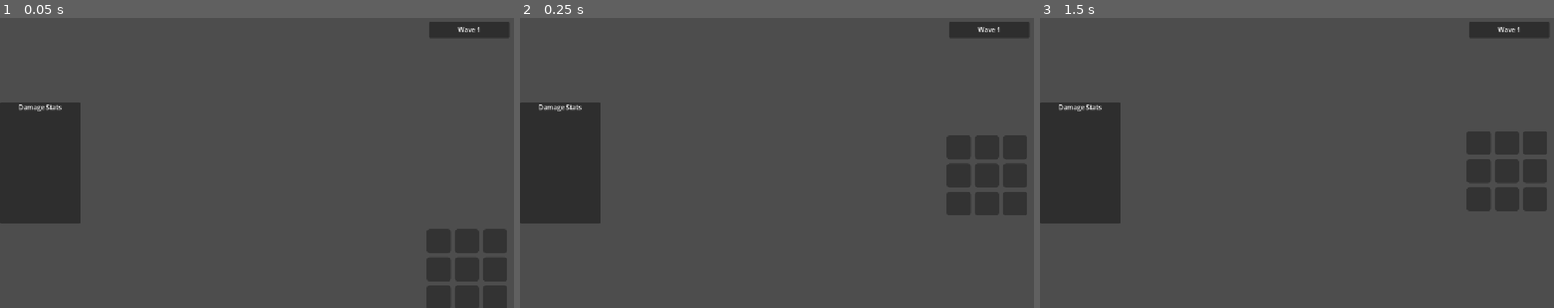
Above: before the commit, frames 1-3 (left to right).
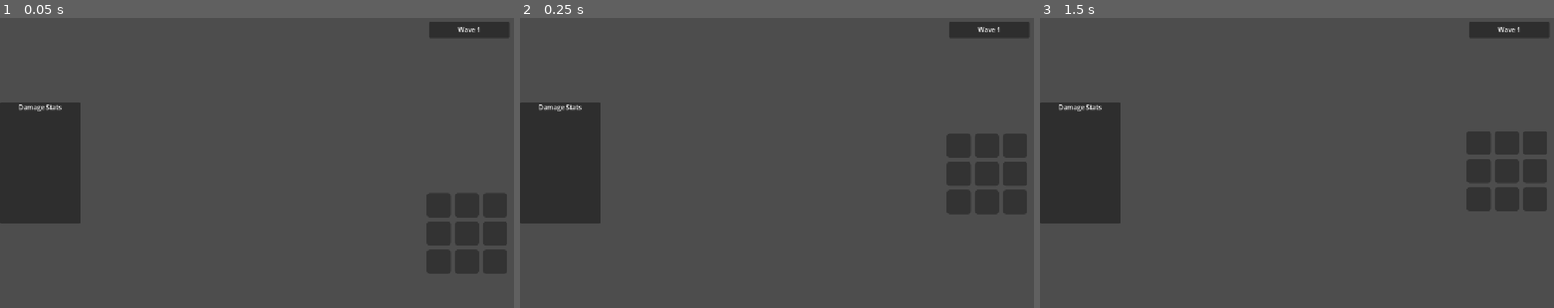
Above: after the commit, the same moments.

Repository: seekerzz/tower-html
Game: Godot game, scene res://src/Scenes/UI/MainGUI.tscn
Same seed, same stepped clock (60 frames per second), same inputs: the game is played once before the commit and once after it. The project has no main scene, so this scene is started directly.
Inputs (mouse positions are in pixels of both pictures, inside the frame that each line leads up to):
- Up to frame 1 (0.05 s): no input
- Up to frame 2 (0.25 s): no input
- Up to frame 3 (1.5 s): tap Enter at 0.5 s; move the mouse to (1410, 148) at 0.52 s; hold Right (ui_right) 0.53-1.25 s; tap Q at 0.6 s; click (1410, 148) at 0.67 s; tap Space at 1.25 s; drag from (1194, 177) to (1271, 221) at 1.27 s

The runs differ from the first frame. In frame 1, 3.2% of the frame differs, in the area x 82-99%, y 60-100%; in frame 2, 0.3%; in frame 3, nothing differs.

Commit message:
Update MainGUI.gd

Diff:
--- a/src/Scripts/UI/MainGUI.gd
+++ b/src/Scripts/UI/MainGUI.gd
@@ -13,7 +13,6 @@
 @onready var damage_stats_panel = $DamageStats
 @onready var stats_scroll = $DamageStats/ScrollContainer
 @onready var stats_header = $DamageStats/Header
-# Removed stats_toggle_btn as per refactor
 @onready var left_sidebar = $LeftSidebar
 @onready var right_sidebar = $RightSidebar
 @onready var top_left_panel = $TopLeftPanel
@@ -22,8 +21,6 @@
 @onready var retry_button = $GameOverPanel/RetryWaveButton
 @onready var new_game_button = $GameOverPanel/NewGameButton
 @onready var cutin_manager = $CutInManager
-
-# Artifacts logic moved to ArtifactsPanel.gd, which is instanced in Scene.
 
 const FLOATING_TEXT_SCENE = preload("res://src/Scenes/UI/FloatingText.tscn")
 const TOOLTIP_SCENE = preload("res://src/Scenes/UI/Tooltip.tscn")
@@ -39,6 +36,9 @@
 var combat_gold_label: Label
 
 func _ready():
+	# 1. 布局核心修复：强制重置侧边栏锚点为全高模式
+	_fix_sidebar_anchors()
+
 	GameManager.resource_changed.connect(update_ui)
 	GameManager.wave_started.connect(update_ui)
 	GameManager.wave_ended.connect(update_ui)
@@ -67,12 +67,13 @@
 
 	_setup_stats_panel()
 	_setup_combat_gold_label()
+
+	# 2. 布局核心修复：重新组织右侧栏内容，解决重叠
 	_setup_right_sidebar_layout()
 
 	# Try to find Shop node dynamically
 	shop_node = get_tree().root.find_child("Shop", true, false)
 	if not shop_node and GameManager.get("main_game"):
-		# If MainGame reference exists, try there
 		shop_node = GameManager.main_game.find_child("Shop", true, false)
 
 	update_ui()
@@ -81,123 +82,113 @@
 	_update_hud_visibility()
 	_update_sidebar_position()
 
+# --- 关键修复：修正侧边栏锚点 ---
+func _fix_sidebar_anchors():
+	# 将侧边栏强制改为全高度容器，避免被压缩
+	if left_sidebar:
+		left_sidebar.anchor_top = 0.0
+		left_sidebar.anchor_bottom = 1.0
+		left_sidebar.offset_top = 0.0
+		# offset_bottom 将在 _update_sidebar_position 中动态控制
+
+	if right_sidebar:
+		right_sidebar.anchor_top = 0.0
+		right_sidebar.anchor_bottom = 1.0
+		right_sidebar.offset_top = 0.0
+		# 确保本身是 VBox 且底部对齐
+		if right_sidebar is BoxContainer:
+			right_sidebar.alignment = BoxContainer.ALIGNMENT_END
+
+# --- 关键修复：重构右侧栏内容 ---
+func _setup_right_sidebar_layout():
+	if not right_sidebar: return
+
+	# 获取子节点引用
+	var passive_bar = right_sidebar.get_node_or_null("PassiveSkillBar")
+	if not passive_bar: passive_bar = get_node_or_null("PassiveSkillBar")
+	if not passive_bar: passive_bar = find_child("PassiveSkillBar", true, false)
+
+	var inv_panel = right_sidebar.get_node_or_null("InventoryPanel")
+	if not inv_panel: inv_panel = get_node_or_null("InventoryPanel")
+	if not inv_panel: inv_panel = find_child("InventoryPanel", true, false)
+
+	# 确保它们都在 right_sidebar 下
+	if passive_bar and passive_bar.get_parent() != right_sidebar:
+		passive_bar.reparent(right_sidebar)
+	if inv_panel and inv_panel.get_parent() != right_sidebar:
+		inv_panel.reparent(right_sidebar)
+
+	# --- 修复核心：设置 Size Flags 和 最小高度 ---
+
+	# 1. 被动技能栏 (PassiveSkillBar)
+	if passive_bar:
+		passive_bar.size_flags_horizontal = Control.SIZE_EXPAND_FILL
+		passive_bar.size_flags_vertical = Control.SIZE_SHRINK_END
+		# PassiveSkillBar 脚本里有 _process 更新 min_size，所以这里通常不用强制设置，但为了保险初始化设为0
+		# passive_bar.custom_minimum_size.y = 0
+
+	# 2. 间隔 (Spacer)
+	# 检查是否已经有 Spacer，防止重复添加
+	var existing_spacer = right_sidebar.get_node_or_null("SidebarSpacer")
+	if existing_spacer: existing_spacer.queue_free()
+
+	var spacer = Control.new()
+	spacer.name = "SidebarSpacer"
+	spacer.custom_minimum_size = Vector2(0, 60) # 间距 60px
+	spacer.mouse_filter = Control.MOUSE_FILTER_IGNORE
+	right_sidebar.add_child(spacer)
+
+	# 3. 物品栏 (InventoryPanel)
+	if inv_panel:
+		inv_panel.size_flags_horizontal = Control.SIZE_EXPAND_FILL
+		inv_panel.size_flags_vertical = Control.SIZE_SHRINK_END
+
+		# [重要修复]：强制给 InventoryPanel 设置最小高度。
+		# 因为 InventoryPanel.tscn 根节点是 Control，默认 min_size 是 (0,0)。
+		# 如果不设置这个，VBox 会认为它高度为 0，导致它和上面的元素重叠，并且内容向下溢出。
+		inv_panel.custom_minimum_size.y = 220.0
+
+	# --- 排序：从上到下 (由于 Alignment=End，这实际上是靠底堆叠的顺序) ---
+	# 在 VBox ALIGNMENT_END 模式下，子节点列表中的最后一个元素在最底部。
+	# 我们希望顺序是：
+	# (顶部空闲区域)
+	# PassiveSkillBar
+	# Spacer
+	# InventoryPanel (最底端)
+
+	if passive_bar: right_sidebar.move_child(passive_bar, right_sidebar.get_child_count()-1)
+	if spacer: right_sidebar.move_child(spacer, right_sidebar.get_child_count()-1)
+	if inv_panel: right_sidebar.move_child(inv_panel, right_sidebar.get_child_count()-1)
+
 func _setup_combat_gold_label():
 	combat_gold_label = Label.new()
 	combat_gold_label.name = "CombatGoldLabel"
-	# Icon + Text
 	combat_gold_label.text = "💰 0"
 	combat_gold_label.add_theme_font_size_override("font_size", 20)
 	combat_gold_label.add_theme_color_override("font_outline_color", Color.BLACK)
 	combat_gold_label.add_theme_constant_override("outline_size", 4)
 
-	# Position below TopLeftPanel
-	# Assuming TopLeftPanel is a container or control at top left.
-	# We can add it as a child of TopLeftPanel if it's a VBox, or as a sibling.
-	# To be safe and flexible, we add it to MainGUI and position it relative to TopLeftPanel.
-	# However, simplest is adding to TopLeftPanel if it handles layout.
-	# If TopLeftPanel is just a Panel, we can anchor the label.
-
-	top_left_panel.add_child(combat_gold_label)
-	# Assuming TopLeftPanel is a VBoxContainer or similar vertical layout.
-	# If not, we might need to position it manually.
-	# Given the structure (HPBar, FoodBar etc inside), it's likely a VBoxContainer.
-	# If it's a Panel, we might need to check.
-	# Let's assume VBoxContainer for now as it contains bars.
-	# If it's a normal Panel, the bars are likely positioned manually or with anchors.
-	# Let's check TopLeftPanel type if possible? No.
-	# We'll set it to be at the bottom of the TopLeftPanel if it's not a container.
-	if not top_left_panel is Container:
-		combat_gold_label.layout_mode = 1
-		combat_gold_label.anchors_preset = Control.PRESET_BOTTOM_LEFT
-		combat_gold_label.position.y = top_left_panel.size.y + 10
-
-func _setup_right_sidebar_layout():
-	if not right_sidebar: return
-
-	# Create Unified Container
-	var right_content = VBoxContainer.new()
-	right_content.name = "RightContentBox"
-	right_content.layout_mode = 1
-	right_content.anchors_preset = Control.PRESET_FULL_RECT
-	right_content.size_flags_horizontal = Control.SIZE_EXPAND_FILL
-	right_content.size_flags_vertical = Control.SIZE_EXPAND_FILL
-
-	# Pack content at bottom so new rows grow upwards (conceptually)
-	right_content.alignment = BoxContainer.ALIGNMENT_END
-
-	right_sidebar.add_child(right_content)
-
-	# Find PassiveSkillBar and InventoryPanel
-	var passive_bar = right_sidebar.get_node_or_null("PassiveSkillBar")
-	if not passive_bar:
-		passive_bar = get_node_or_null("PassiveSkillBar")
-	if not passive_bar:
-		passive_bar = find_child("PassiveSkillBar", true, false)
-
-	var inv_panel = right_sidebar.get_node_or_null("InventoryPanel")
-	if not inv_panel:
-		inv_panel = get_node_or_null("InventoryPanel")
-	if not inv_panel:
-		inv_panel = find_child("InventoryPanel", true, false)
-
-	if passive_bar:
-		if passive_bar.get_parent() != right_content:
-			passive_bar.reparent(right_content)
-		passive_bar.size_flags_horizontal = Control.SIZE_EXPAND_FILL
-		# Don't expand vertical, let it take min size so it packs at bottom
-		passive_bar.size_flags_vertical = Control.SIZE_SHRINK_END
-
-		# Ensure order: Passive Top
-		right_content.move_child(passive_bar, 0)
-
-	# Add Spacer between Passive and Inventory
-	# Increased from 40 to 80 to resolve overlap as requested
-	var spacer = Control.new()
-	spacer.custom_minimum_size = Vector2(0, 80)
-	spacer.mouse_filter = Control.MOUSE_FILTER_IGNORE
-	right_content.add_child(spacer)
-	right_content.move_child(spacer, 1)
-
-	if inv_panel:
-		if inv_panel.get_parent() != right_content:
-			inv_panel.reparent(right_content)
-		inv_panel.size_flags_horizontal = Control.SIZE_EXPAND_FILL
-		inv_panel.size_flags_vertical = Control.SIZE_SHRINK_END
-		# Ensure order: Inventory Bottom
-		right_content.move_child(inv_panel, 2)
+	if top_left_panel:
+		top_left_panel.add_child(combat_gold_label)
+		if not top_left_panel is Container:
+			combat_gold_label.layout_mode = 1
+			combat_gold_label.anchors_preset = Control.PRESET_BOTTOM_LEFT
+			combat_gold_label.position.y = top_left_panel.size.y + 10
 
 func _setup_stats_panel():
-	# Requirements:
-	# 1. Position: Left side (handled by logic/layout, but assumed currently Center Right?)
-	# The prompt says "Ensure DamageStats panel is located on screen left".
-	# Current code: damage_stats_panel.set_anchors_preset(Control.PRESET_CENTER_RIGHT)
-	# We change this to LEFT.
 	damage_stats_panel.set_anchors_preset(Control.PRESET_CENTER_LEFT)
-	damage_stats_panel.position.x = 0 # Stick to left
-
-	# 2. Click through
+	damage_stats_panel.position.x = 0
 	damage_stats_panel.mouse_filter = Control.MOUSE_FILTER_IGNORE
-	if stats_scroll:
-		stats_scroll.mouse_filter = Control.MOUSE_FILTER_IGNORE
-	if stats_container:
-		stats_container.mouse_filter = Control.MOUSE_FILTER_IGNORE
-
-	# 3. Visibility logic is handled in _update_hud_visibility
+	if stats_scroll: stats_scroll.mouse_filter = Control.MOUSE_FILTER_IGNORE
+	if stats_container: stats_container.mouse_filter = Control.MOUSE_FILTER_IGNORE
 
 func _update_hud_visibility():
 	var is_combat = GameManager.is_wave_active
-
 	hp_bar.visible = is_combat
 	food_bar.visible = is_combat
 	mana_bar.visible = is_combat
-
-	# Damage Stats: Hidden in Combat, Visible in Shop
-	# "Combat (Combat): auto hide (visible = false)"
-	# "Shop/Preparation (Shop): auto show (visible = true)"
 	if damage_stats_panel:
 		damage_stats_panel.visible = !is_combat
-
-	# Combat Gold Label: Visible in Combat, Hidden in Shop
 	if combat_gold_label:
 		combat_gold_label.visible = is_combat
 
@@ -206,47 +197,36 @@
 		sidebar_tween.kill()
 	sidebar_tween = create_tween()
 
-	var target_offset_bottom = -10 # Default for combat
+	var target_offset_bottom = -10.0 # 战斗模式：贴近底边 (InventoryPanel 会在这个位置之上)
+
 	if not GameManager.is_wave_active:
-		# Shop is open
-		var shop_height = 300.0 # Fallback
-		if shop_node and is_instance_valid(shop_node):
-			# Use minimal height logic or actual height
-			if shop_node.visible:
-				shop_height = shop_node.size.y
-				# If Shop uses anchors, size might be reliable if layout happened
-				if shop_height < 100: shop_height = 300.0
-			else:
-				# If hidden, maybe we shouldn't move up?
-				# But is_wave_active = false usually implies Shop Phase.
-				pass
-
-		# Add padding
-		target_offset_bottom = -(shop_height + 40)
+		# 商店模式：向上避让
+		var shop_height = 200.0
+		if shop_node and is_instance_valid(shop_node) and shop_node.visible:
+			shop_height = shop_node.size.y
+			if shop_height < 150: shop_height = 180.0 # 最小高度保护
+
+		# 向上移动侧边栏底部，留出商店空间 + 缓冲
+		target_offset_bottom = -(shop_height + 20)
 
 	sidebar_tween.set_parallel(true)
+	# 通过改变 offset_bottom 来挤压/拉伸 VBox 的高度。
+	# 由于子元素是 Bottom Aligned，当 Bottom 向上移时，它们会自动跟着上移。
 	sidebar_tween.tween_property(left_sidebar, "offset_bottom", float(target_offset_bottom), 0.3).set_trans(Tween.TRANS_SINE).set_ease(Tween.EASE_OUT)
 	if right_sidebar:
 		sidebar_tween.tween_property(right_sidebar, "offset_bottom", float(target_offset_bottom), 0.3).set_trans(Tween.TRANS_SINE).set_ease(Tween.EASE_OUT)
 
 func _setup_ui_styles():
 	var radius = 6
-
-	# HP Fill
 	var hp_fill = StyleBoxFlat.new()
 	hp_fill.bg_color = Color(0.8, 0.1, 0.1)
 	hp_fill.set_corner_radius_all(radius)
-
-	# Food Fill
 	var food_fill = StyleBoxFlat.new()
 	food_fill.bg_color = Color(1.0, 0.84, 0.0)
 	food_fill.set_corner_radius_all(radius)
-
-	# Mana Fill
 	var mana_fill = StyleBoxFlat.new()
 	mana_fill.bg_color = Color(0.2, 0.4, 1.0)
 	mana_fill.set_corner_radius_all(radius)
-
 	var bg_style = StyleBoxFlat.new()
 	bg_style.bg_color = Color(0.1, 0.1, 0.1, 0.5)
 	bg_style.set_corner_radius_all(radius)
@@ -287,28 +267,24 @@
 	if last_sort_time > 0:
 		last_sort_time -= delta
 
-	_update_cutin_layout()
+	if cutin_manager and top_left_panel and left_sidebar:
+		_update_cutin_layout()
 
 func _update_cutin_layout():
-	if !cutin_manager or !top_left_panel or !left_sidebar: return
-
 	var top_panel_bottom = top_left_panel.position.y + top_left_panel.size.y
-	var left_sidebar_top = left_sidebar.position.y
+	# 简单处理：CutIn 区域从 TopPanel 下方开始
+	var screen_h = get_viewport_rect().size.y
+	var bottom_margin = 350.0 # 预留给左侧可能的UI
 
 	var x_pos = top_left_panel.position.x
 	var width = 270.0
-
-	var available_height = left_sidebar_top - top_panel_bottom
+	var available_height = screen_h - top_panel_bottom - bottom_margin
+	if available_height < 100: available_height = 100
 
 	var new_rect = Rect2(x_pos, top_panel_bottom, width, available_height)
 	cutin_manager.update_area(new_rect)
 
-func _input(event):
-	pass
-
 func update_ui():
-	# _update_hud_visibility() # Removed to prevent overriding the phase logic every update
-
 	var target_hp = (GameManager.core_health / GameManager.max_core_health) * 100
 	create_tween().tween_property(hp_bar, "value", target_hp, 0.3).set_trans(Tween.TRANS_SINE).set_ease(Tween.EASE_OUT)
 
@@ -318,9 +294,7 @@
 	hp_label.text = "❤️ %d/%d" % [int(GameManager.core_health), int(GameManager.max_core_health)]
 	food_label.text = "🌽 %d/%d" % [int(GameManager.food), int(GameManager.max_food)]
 	mana_label.text = "💧 %d/%d" % [int(GameManager.mana), int(GameManager.max_mana)]
-
 	wave_label.text = "Wave %d" % GameManager.wave
-
 	if combat_gold_label:
 		combat_gold_label.text = "💰 %d" % GameManager.gold
 
@@ -330,26 +304,22 @@
 
 	if not damage_stats.has(id):
 		var row = HBoxContainer.new()
-		# Make row ignore mouse
 		row.mouse_filter = Control.MOUSE_FILTER_IGNORE
 
 		var icon_rect = TextureRect.new()
 		icon_rect.custom_minimum_size = Vector2(24, 24)
 		icon_rect.expand_mode = TextureRect.EXPAND_IGNORE_SIZE
 		icon_rect.stretch_mode = TextureRect.STRETCH_KEEP_ASPECT_CENTERED
-		icon_rect.mouse_filter = Control.MOUSE_FILTER_IGNORE # Ignore mouse
+		icon_rect.mouse_filter = Control.MOUSE_FILTER_IGNORE
 
 		if "type_key" in unit:
 			var icon = AssetLoader.get_unit_icon(unit.type_key)
-			if icon:
-				icon_rect.texture = icon
+			if icon: icon_rect.texture = icon
 
 		row.add_child(icon_rect)
 
 		var name_lbl = Label.new()
 		var dmg_lbl = Label.new()
-
-		# Ignore mouse on labels
 		name_lbl.mouse_filter = Control.MOUSE_FILTER_IGNORE
 		dmg_lbl.mouse_filter = Control.MOUSE_FILTER_IGNORE
 
@@ -366,11 +336,7 @@
 		row.add_child(dmg_lbl)
 		stats_container.add_child(row)
 
-		damage_stats[id] = {
-			"amount": 0,
-			"dmg_lbl": dmg_lbl,
-			"row": row
-		}
+		damage_stats[id] = { "amount": 0, "dmg_lbl": dmg_lbl, "row": row }
 
 	damage_stats[id].amount += amount
 	damage_stats[id].dmg_lbl.text = str(int(damage_stats[id].amount))
@@ -382,11 +348,8 @@
 func _sort_stats():
 	var children = stats_container.get_children()
 	children.sort_custom(func(a, b):
-		var amt_a = _get_amount_from_row(a)
-		var amt_b = _get_amount_from_row(b)
-		return amt_a > amt_b
+		return _get_amount_from_row(a) > _get_amount_from_row(b)
 	)
-
 	for i in range(children.size()):
 		stats_container.move_child(children[i], i)
 
@@ -397,8 +360,7 @@
 	return 0
 
 func _on_skill_activated(unit):
-	if cutin_manager:
-		cutin_manager.trigger_cutin(unit)
+	if cutin_manager: cutin_manager.trigger_cutin(unit)
 
 func _on_ftext_spawn_requested(pos, value, color):
 	var ftext = FLOATING_TEXT_SCENE.instantiate()
@@ -411,22 +373,18 @@
 
 	var value_num: float = 0.0
 	var display_value = str(value)
-
 	if display_value.is_valid_float():
 		value_num = float(display_value)
 		display_value = str(int(value_num))
 
 	var is_crit = color.r > 0.9 and color.g > 0.8 and color.b < 0.4
-
 	ftext.setup(display_value, color, is_crit, value_num)
 
 func _on_game_over():
-	if game_over_panel:
-		game_over_panel.show()
+	if game_over_panel: game_over_panel.show()
 
 func _on_retry_wave_pressed():
-	if game_over_panel:
-		game_over_panel.hide()
+	if game_over_panel: game_over_panel.hide()
 	GameManager.retry_wave()
 
 func _on_new_game_pressed():
